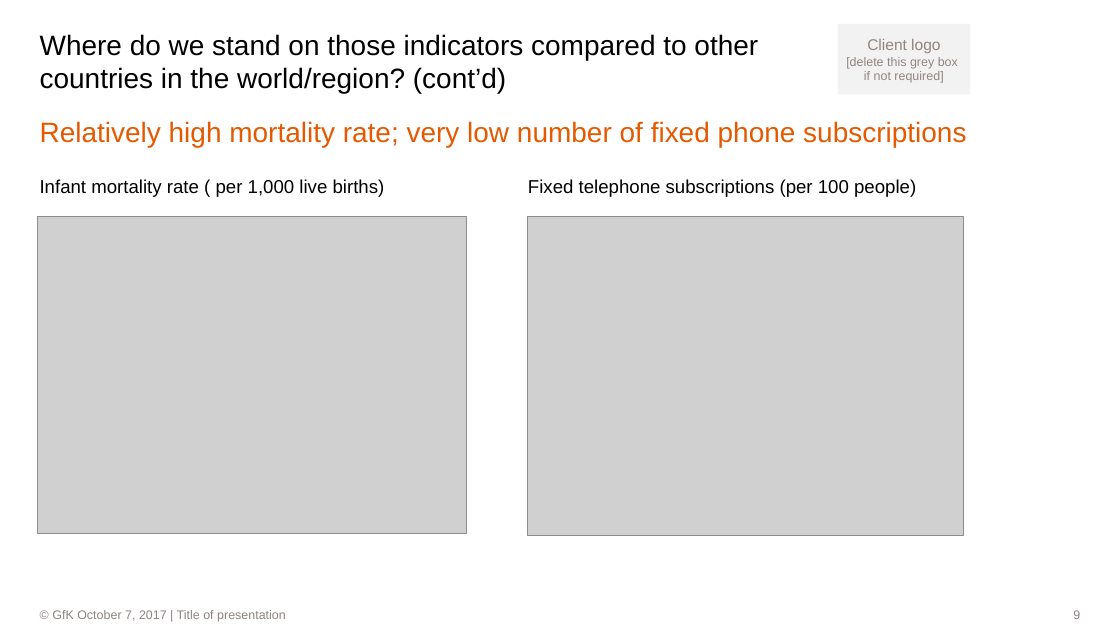
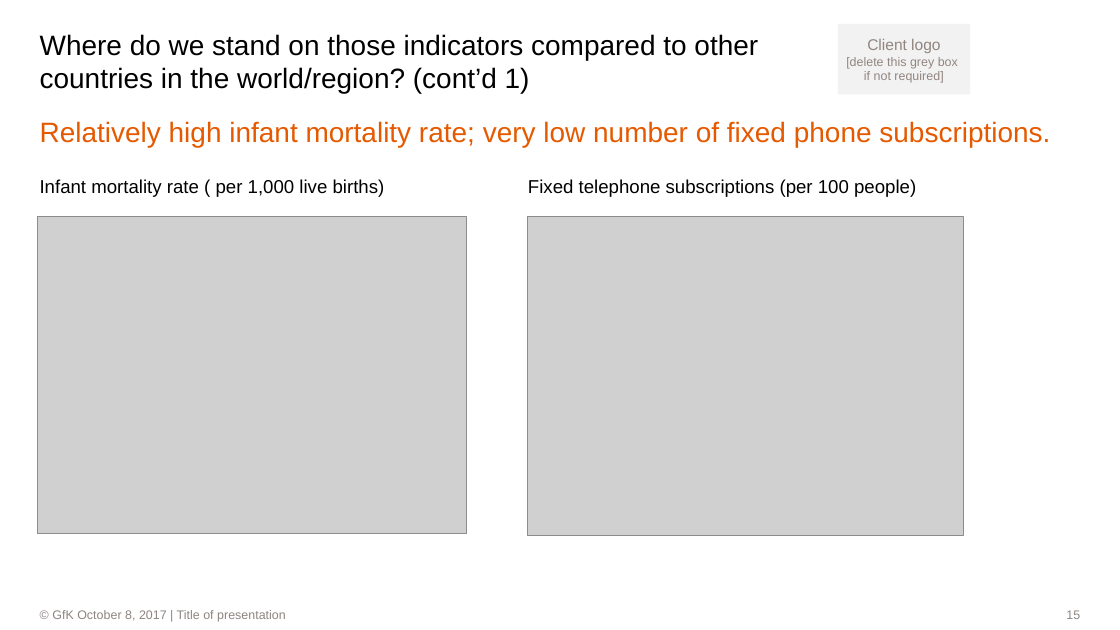
Before and after one commit to dl7631/Predict_World_Happiness, a slide deck: slide 15 of World Happiness.pptx (slide 9 before the commit). Drawn at 1120x630 pixels with LibreOffice and Linux fonts; fonts in the diff are those of the drawing; grey boxes stand for pictures; background and template pictures are left out. Boxes give left, top, right and bottom in pixels: in the first picture for what was removed or moved away, otherwise in the second. Text is boxed around its words. In the diff, an @@ line names an element or a change of style, - is before the commit and + after.

Commit message:
Work on Sunday, October 8

```diff
--- a/World Happiness.pptx
+++ b/World Happiness.pptx
@@ title at (40, 34, 758, 94): text changed @@
-Where do we stand on those indicators compared to other countries in the world/region? (cont’d)
+Where do we stand on those indicators compared to other countries in the world/region? (cont’d 1)
@@ text at (40, 121, 1050, 147): text changed @@
-Relatively high mortality rate; very low number of fixed phone subscriptions
+Relatively high infant mortality rate; very low number of fixed phone subscriptions.
@@ text at (52, 610, 286, 622): text changed @@
-                © GfK October 7, 2017 | Title of presentation
+                © GfK October 8, 2017 | Title of presentation
@@ page number at (1066, 610, 1080, 619): text changed @@
-9
+15
```
Also in this commit, not shown: 14 other slides changed, 17 slides added, 10 slides removed, 4 other files.
